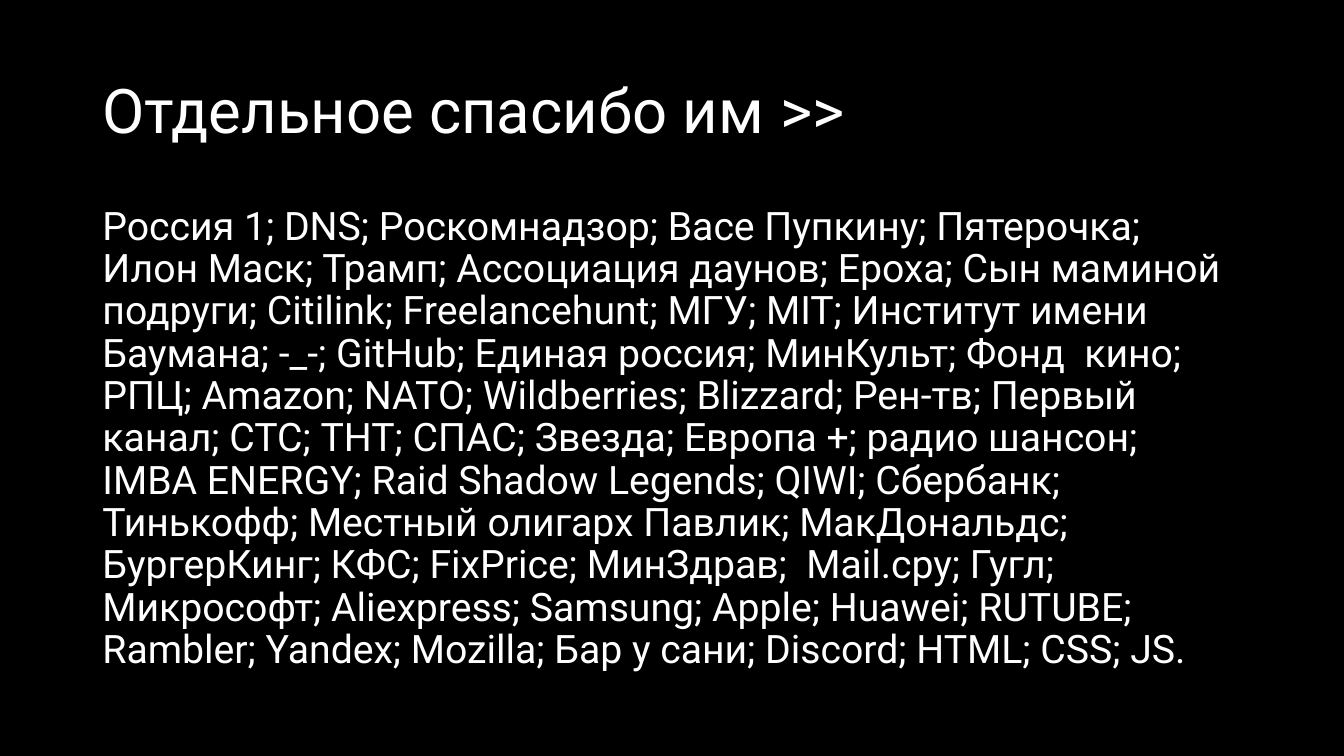
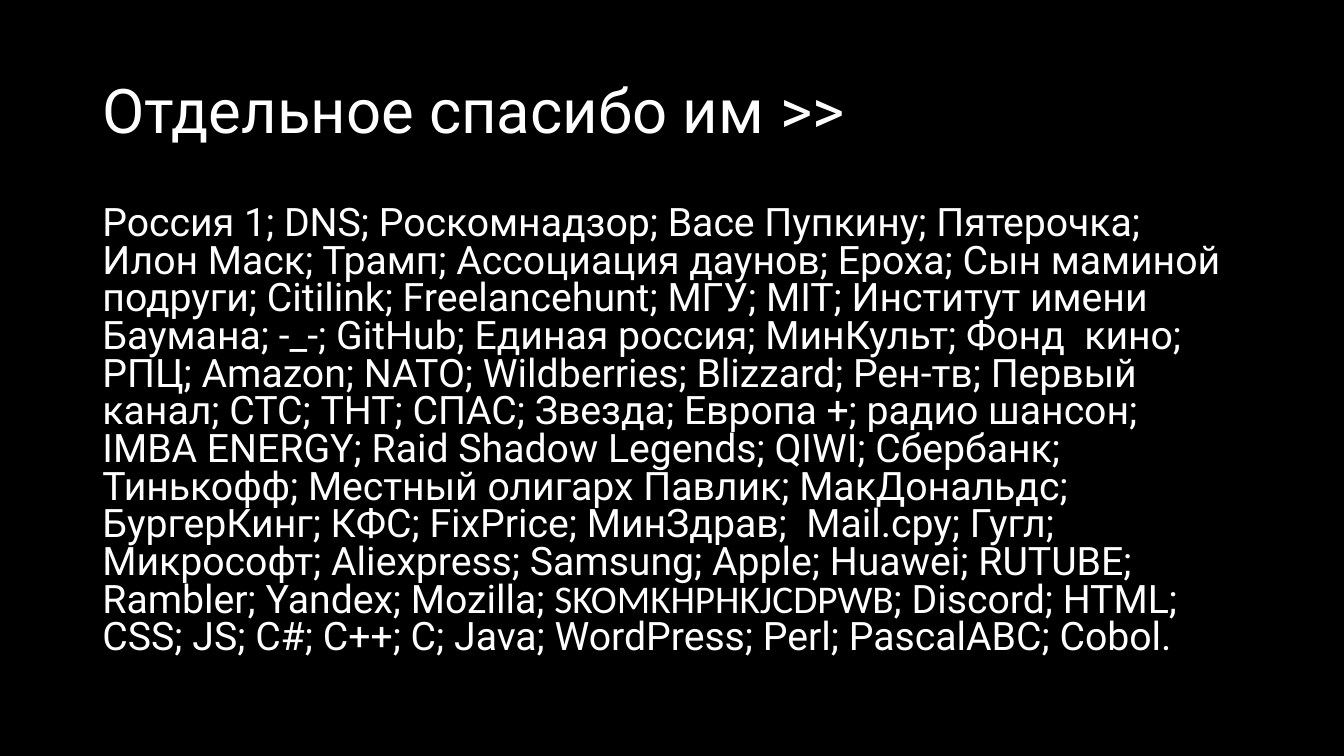
Before and after one commit to Shuta4/HlebTeam-Rubicon-site, a slide deck: slide 5 of HlebTeam.pptx. Drawn at 1344x756 pixels with LibreOffice and Linux fonts; fonts in the diff are those of the drawing. Boxes give left, top, right and bottom in pixels: in the first picture for what was removed or moved away, otherwise in the second. Text is boxed around its words. In the diff, an @@ line names an element or a change of style, - is before the commit and + after.

```diff
--- a/HlebTeam.pptx
+++ b/HlebTeam.pptx
@@ text at bbox=[102, 207, 1220, 656]: text changed @@
-Россия 1; DNS; Роскомнадзор; Васе Пупкину; Пятерочка; Илон Маск; Трамп; Ассоциация даунов; Ероха; Сын маминой подруги; Citilink; Freelancehunt; МГУ; MIT; Институт имени Баумана; -_-; GitHub; Единая россия; МинКульт; Фонд кино; РПЦ; Amazon; NATO; Wildberries; Blizzard; Рен-тв; Первый канал; СТС; ТНТ; CПАС; Звезда; Европа +; радио шансон; IMBA ENERGY; Raid Shadow Legends; QIWI; Сбербанк; Тинькофф; Местный олигарх Павлик; МакДональдс; БургерКинг; КФС; FixPrice; МинЗдрав; Mail.сру; Гугл; Микрософт; Aliexpress; Samsung; Apple; Huawei; RUTUBE; Rambler; Yandex; Mozilla; Бар у сани; Discord; HTML; CSS; JS.
+Россия 1; DNS; Роскомнадзор; Васе Пупкину; Пятерочка; Илон Маск; Трамп; Ассоциация даунов; Ероха; Сын маминой подруги; Citilink; Freelancehunt; МГУ; MIT; Институт имени Баумана; -_-; GitHub; Единая россия; МинКульт; Фонд кино; РПЦ; Amazon; NATO; Wildberries; Blizzard; Рен-тв; Первый канал; СТС; ТНТ; CПАС; Звезда; Европа +; радио шансон; IMBA ENERGY; Raid Shadow Legends; QIWI; Сбербанк; Тинькофф; Местный олигарх Павлик; МакДональдс; БургерКинг; КФС; FixPrice; МинЗдрав; Mail.сру; Гугл; Микрософт; Aliexpress; Samsung; Apple; Huawei; RUTUBE; Rambler; Yandex; Mozilla; SKOMKHPHKJCDPWB; Discord; HTML; CSS; JS; C#; C++; C; Java; WordPress; Perl; PascalABC; Cobol.
```
Also in this commit, not shown: 1 other slide changed.
